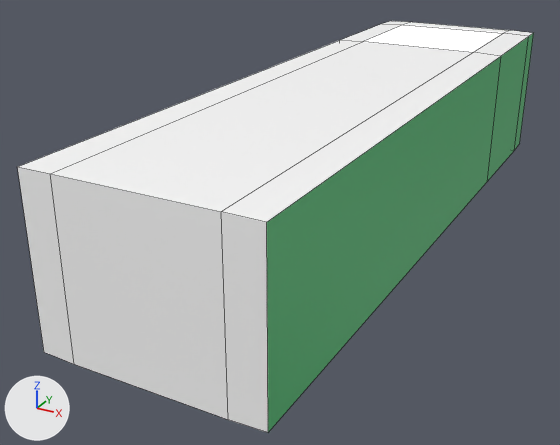
The Blender file scenes/cornell.blend: old version first, new version second.
Camera for both pictures: a 50 mm camera at (6.1, -19.18, 6.58) aimed at (-1.03, -6.22, 0.1). Lighting does not change. The marker at lower left points along +X, +Y and +Z. Mesh edges are drawn as thin lines.
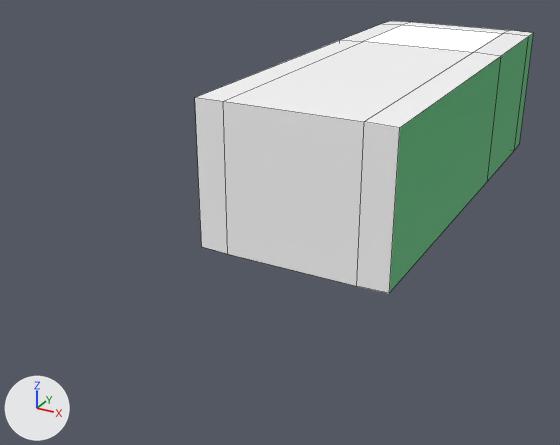
What changed in the scene script:
```text
Change me_cube:
    where me_cube.from_pydata(...)  # 32 vertices, 30 faces; spans x -1.93..1.93, y -11.96..2.0, z 0.0..2.9
    used by ob_cube; location = (0.0, 0.0, 0.0)
    before: 0 (-1.93, -11.96, 0.0), 1 (-1.93, -11.96, 2.9), 4 (1.93, -11.96, 0.0), 5 (1.93, -11.96, 2.9), 18 (-1.36, -11.96, 0.0)
    before: 19 (-1.36, -11.96, 2.9), 25 (1.37, -11.96, 0.0), 29 (1.37, -11.96, 2.9)
    me_cube part 1
    add for i in [0, 1, 4, 5, 18, 19, 25, 29]: me_cube.vertices[i].co += Vector((0.0, 4.31, 0.0))
```

Boxes [x1, y1, x2, y2] around the edits, measured in the pictures (560 x 445 px; the box of a moved part takes in the faces that stretch with it):
'Cube', reshaped (34% narrower, 34% shorter)
    before: [18, 21, 534, 432]
    after: [195, 21, 534, 293]
part 1 of me_cube, moved or reshaped
    before: [18, 60, 417, 432]
    after: [195, 60, 417, 293]
